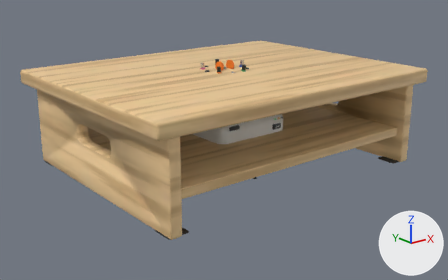
Two versions of the glTF model public/models/tilldesk.glb, one commit apart.
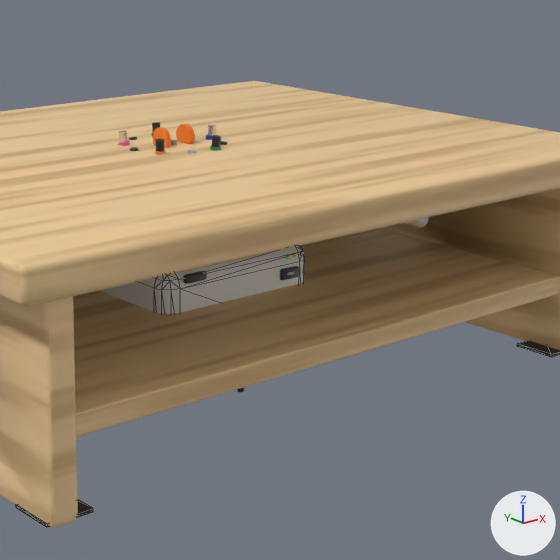
Each version is shown whole from a camera (50 mm lens) standing at (-0.596, -0.743, 0.332) and looking at (-0.008, -0.008, 0.038), then close up on the part from 33% to 89% of the width and 2% to 91% of the height. The lights are fixed; the arrows at lower right show +X, +Y and +Z. The last two pictures show the newer version. The close-ups show mesh edges as thin lines. Where no turn or scale is listed for an object, it has been applied to the vertices.

Objects in the first close-up: 'DeskMat', 'DeskMatShelf', 'DeskMatSide-1', 'DeskMatSide1', 'PrinterBody' and 14 more.
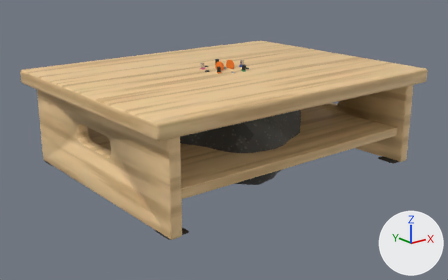
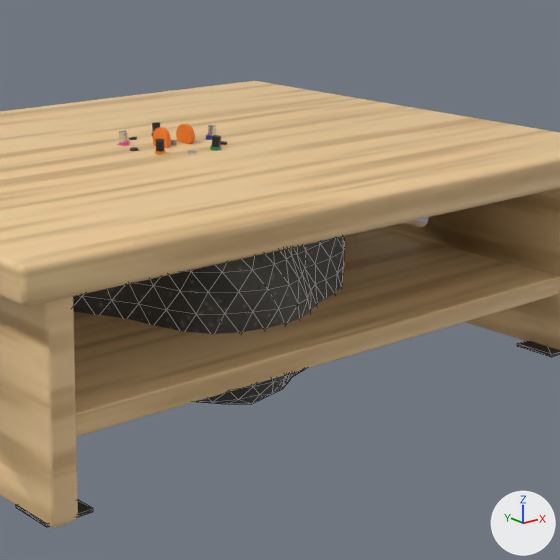
Where the change shows, as pixel boxes (x1, y1, x2, y2) in the close-ups (560 x 560 px):
'CatStone', added
    after: (73, 236, 345, 404)
'PrinterBody', unchanged, covered by the edit
    before: (99, 246, 305, 314)

The change, as a diff of the scene's bpy script:
```diff
--- a/public/models/tilldesk.glb.py
+++ b/public/models/tilldesk.glb.py
@@ img_catstone @@
+img_catstone = load_image('catstone', '_unpacked/catstone', 256, 256, 'sRGB')
@@ mat_catstone @@
+mat_catstone = principled_material('CatStone')
+mat_catstone.texture = img_catstone
+mat_catstone.roughness = 0.75
@@ me_icosphere @@
+me_icosphere.from_pydata(...)  # 642 vertices, 1280 faces; spans x -0.112..0.096, y -0.135..0.145, z 0.0..0.11
+me_icosphere.materials.append(mat_catstone)  # picture img_catstone
@@ ob_catstone @@
+ob_catstone = bpy.data.objects.new('CatStone', me_icosphere)
+ob_catstone.location = (0.0, 0.0, 0.0)
```
